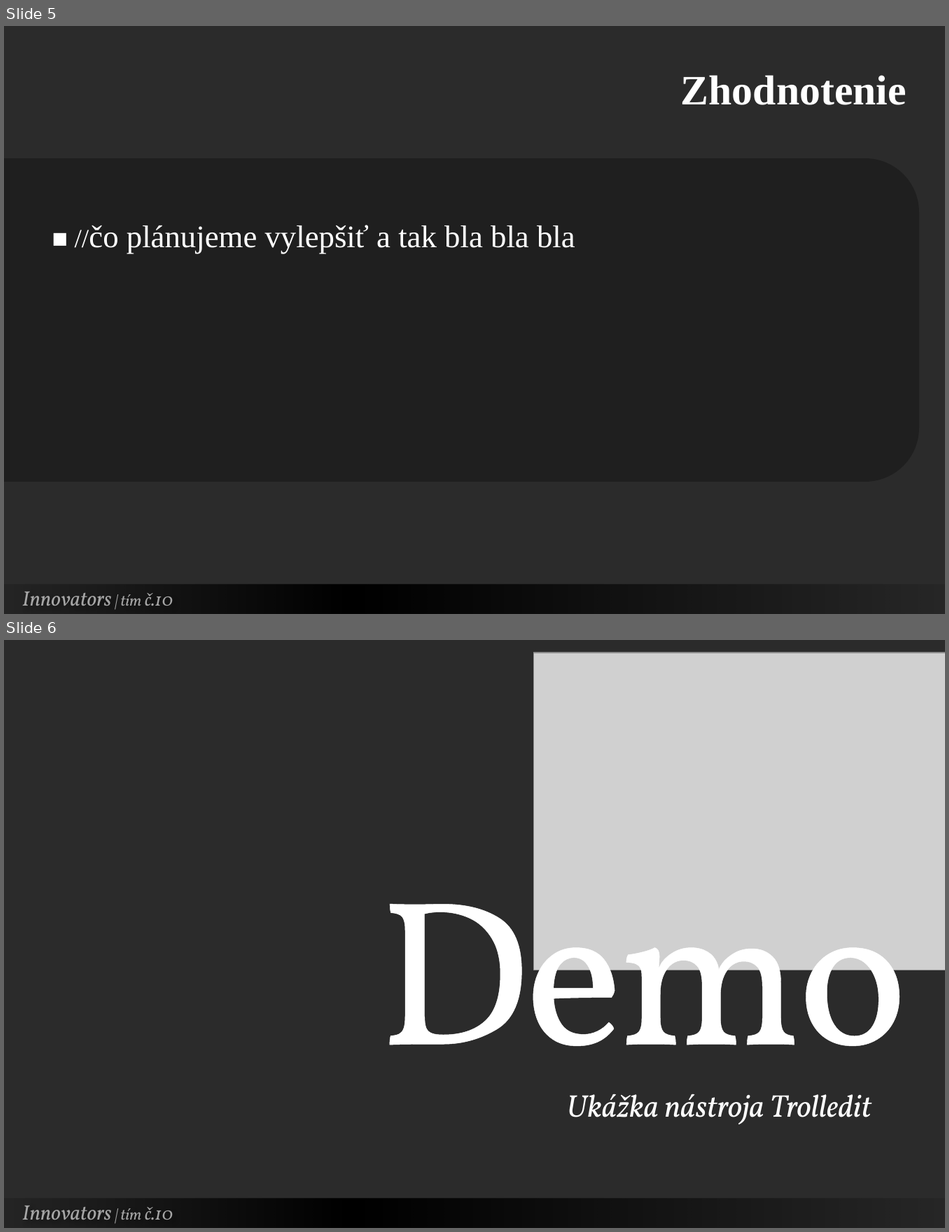
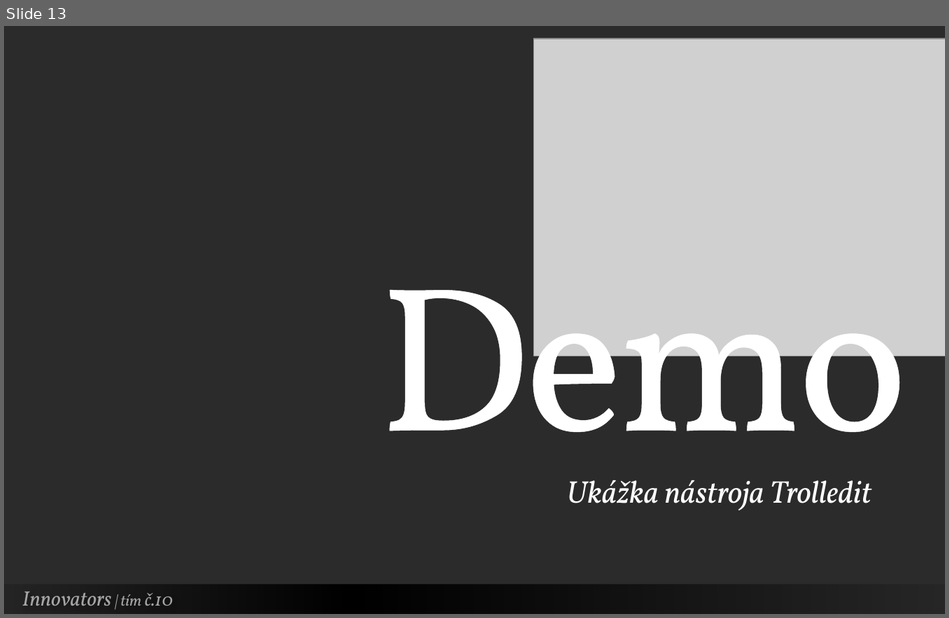
Before and after one commit to Innovators-Team10/Documentation, a slide deck: Dokumentacie/Ostatne/Innovators.pptx. Shown one above the other, each under a label of ours: slides 5 and 6 before the commit, slide 13 after it. The pictures are 949x1232 and 949x618 pixels, drawn with LibreOffice and Linux fonts; fonts in the diff are those of the drawing; grey boxes stand for pictures; background and template pictures are left out; a plain dark background stands for a picture behind light text. Boxes give left, top, right and bottom in pixels: in the first picture for what was removed or moved away, otherwise in the second. Text is boxed around its words. In the diff, an @@ line names an element or a change of style, - is before the commit and + after.

```diff
--- a/Dokumentacie/Ostatne/Innovators.pptx
+++ b/Dokumentacie/Ostatne/Innovators.pptx
@@ slide 5 removed at [4, 26, 945, 614], background picture (left out) @@
@@ text removed at [681, 75, 906, 105] @@
-Zhodnotenie
@@ round same rect removed at [4, 158, 918, 481] @@
@@ text removed at [89, 225, 575, 254] @@
-■ //čo plánujeme vylepšiť a tak bla bla bla
@@ rectangle removed at [4, 585, 945, 614] @@
@@ text removed at [22, 592, 173, 606] @@
-Innovators | tím č.10
@@ what was slide 6 is now slide 13 @@
```
Also in this commit, not shown: 4 slides changed, 9 slides added, 2 other slides removed.
